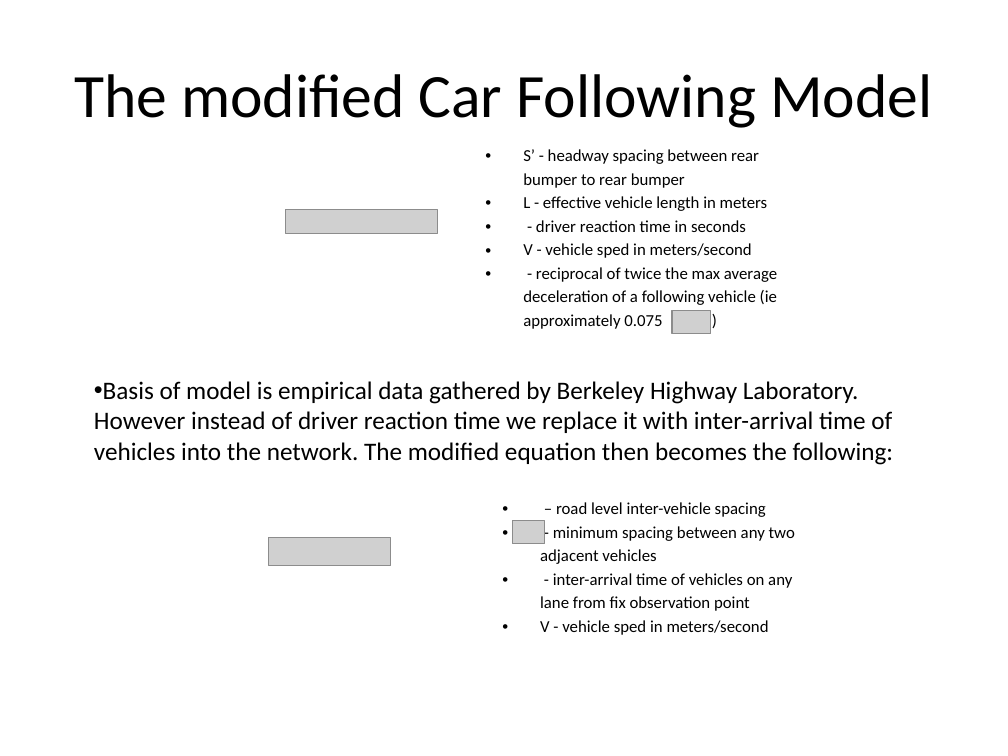
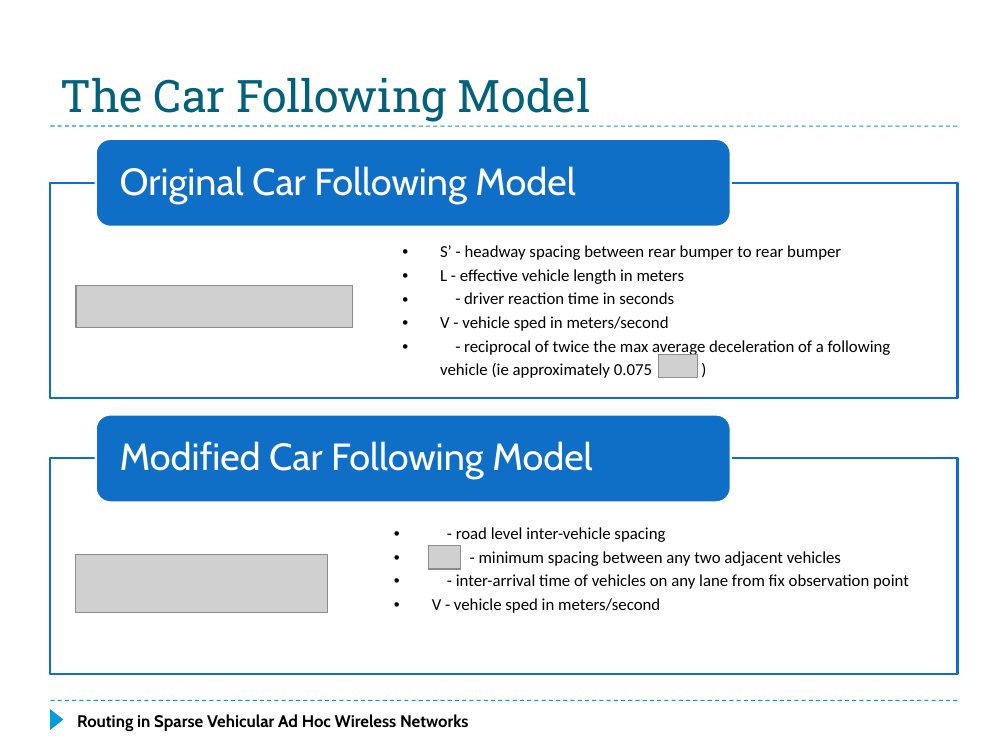
Before and after one commit to f33losopher/EEMaster_VANET, a slide deck: slide 6 of VANET_Felix.pptx (slide 5 before the commit). Drawn at 1008x756 pixels with LibreOffice and Linux fonts; fonts in the diff are those of the drawing; grey boxes stand for pictures; background and template pictures are left out. Boxes give left, top, right and bottom in pixels: in the first picture for what was removed or moved away, otherwise in the second. Text is boxed around its words. In the diff, an @@ line names an element or a change of style, - is before the commit and + after.

Commit message:
Mainly updates to PPT Paper up to analysis of disconnected networks with two directional traffic

```diff
--- a/VANET_Felix.pptx
+++ b/VANET_Felix.pptx
@@ title "The Car Following Model" at box(60, 78, 591, 122): vertical alignment middle to bottom @@
@@ title at box(60, 78, 591, 122): text changed; size 44 to 32 pt; font Calibri to Roboto Slab; text colour #000000 to #04617B @@
-The modified Car Following Model
+The Car Following Model
@@ line added from (50, 126) to (958, 126), #009DD9 0.75 pt dashed @@
@@ table: place and size @@
-table at box(143, 143, 814, 333)
+table at box(118, 239, 932, 395)
@@ picture: place and size @@
-picture at box(285, 210, 437, 233)
+picture at box(76, 285, 353, 328)
@@ picture: place and size @@
-picture at box(672, 310, 712, 334)
+picture at box(658, 355, 698, 378)
@@ text removed at box(94, 381, 894, 465) @@
-• Basis of model is empirical data gathered by Berkeley Highway Laboratory. However instead of driver reaction time we replace it with inter-arrival time of vehicles into the network. The modified equation then becomes the following:
@@ group added at box(50, 139, 958, 674): 2 rectangles, 2 rounded rectangles, 2 texts @@
+Original Car Following Model
+Modified Car Following Model
@@ table at box(84, 521, 932, 672) @@
-row 1, column 2: – road level inter-vehicle spacing / - minimum spacing between any two adjacent vehicles / - inter-arrival time of vehicles on any lane from fix observation point / V - vehicle sped in meters/second
+row 1, column 2: - road level inter-vehicle spacing / - minimum spacing between any two adjacent vehicles / - inter-arrival time of vehicles on any lane from fix observation point / V - vehicle sped in meters/second
@@ table: place and size @@
-table at box(159, 496, 831, 639)
+table at box(84, 521, 932, 672)
@@ picture: place and size @@
-picture at box(269, 537, 391, 565)
+picture at box(76, 554, 328, 613)
@@ picture: place and size @@
-picture at box(512, 521, 544, 544)
+picture at box(428, 546, 461, 570)
@@ line added from (50, 701) to (958, 701), #009DD9 0.75 pt dashed @@
@@ triangle added at box(50, 709, 64, 730), fill #009DD9 @@
@@ text added at box(77, 714, 469, 731), 12 pt, text #000000, bold @@
+Routing in Sparse Vehicular Ad Hoc Wireless Networks
```
Also in this commit, not shown: 20 other slides changed, 3 slides added, 2 slides removed, 2 other files.
